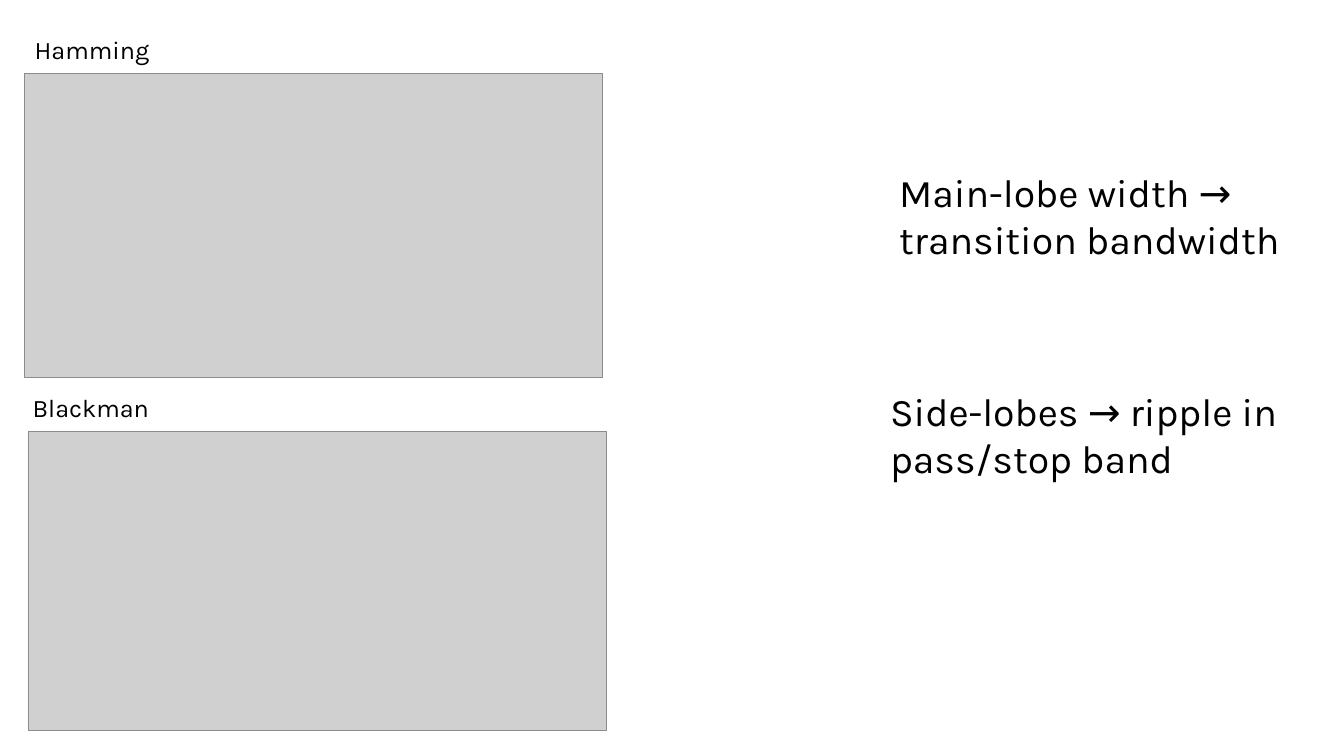
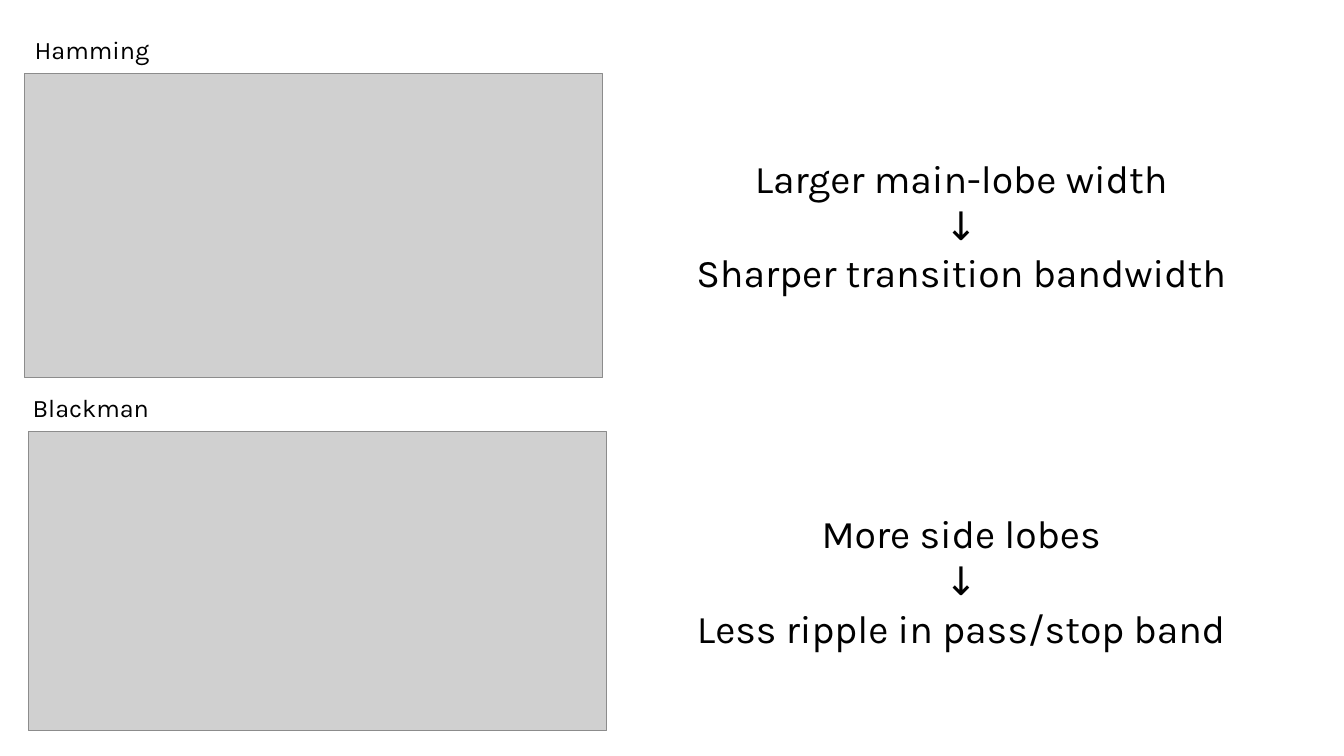
Before and after one commit to SSOE-ECE1390/LecturePowerPoints, a slide deck: slide 12 of ECE1390_Lecture5.pptx (slide 16 before the commit). Drawn at 1344x756 pixels with LibreOffice and Linux fonts; fonts in the diff are those of the drawing; grey boxes stand for pictures. Boxes give left, top, right and bottom in pixels: in the first picture for what was removed or moved away, otherwise in the second. Text is boxed around its words. In the diff, an @@ line names an element or a change of style, - is before the commit and + after.

```diff
--- a/ECE1390_Lecture5.pptx
+++ b/ECE1390_Lecture5.pptx
@@ text at box(696, 166, 1226, 297): text changed @@
-Main-lobe width → transition bandwidth
+Larger main-lobe width
+↓
+Sharper transition bandwidth
@@ text at box(697, 521, 1226, 653): text changed @@
-Side-lobes → ripple in pass/stop band
+More side lobes
+↓
+Less ripple in pass/stop band
```
Also in this commit, not shown: 4 other slides changed, 4 slides added, 9 slides removed, 2 other files.
